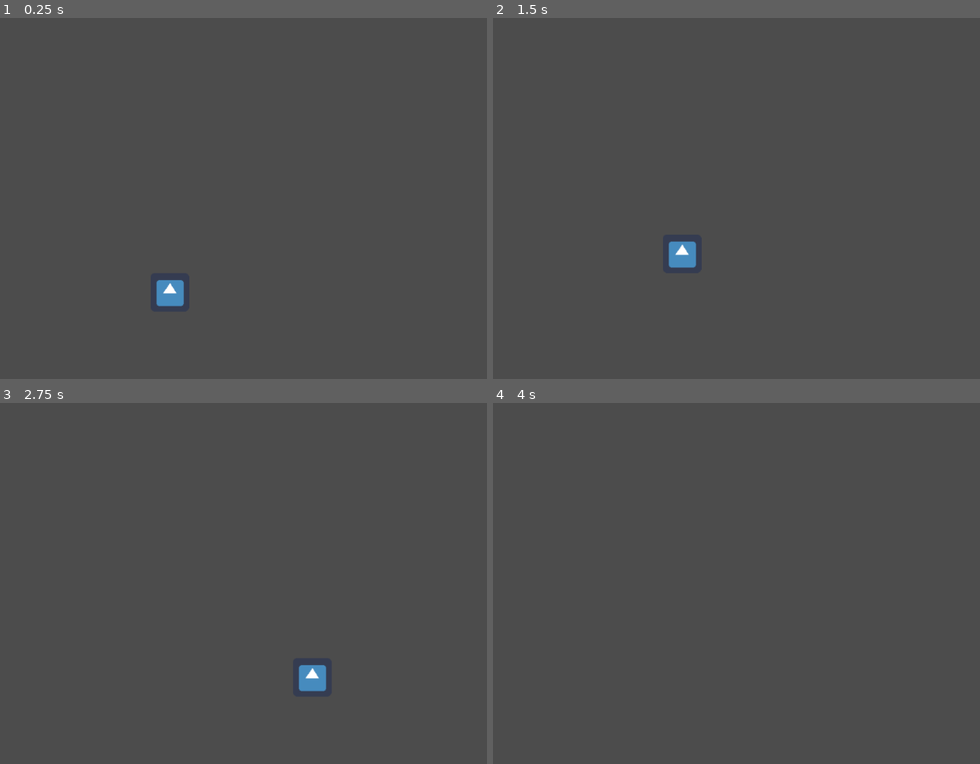
Above: before the commit, frames 1-4 (two rows, left to right).
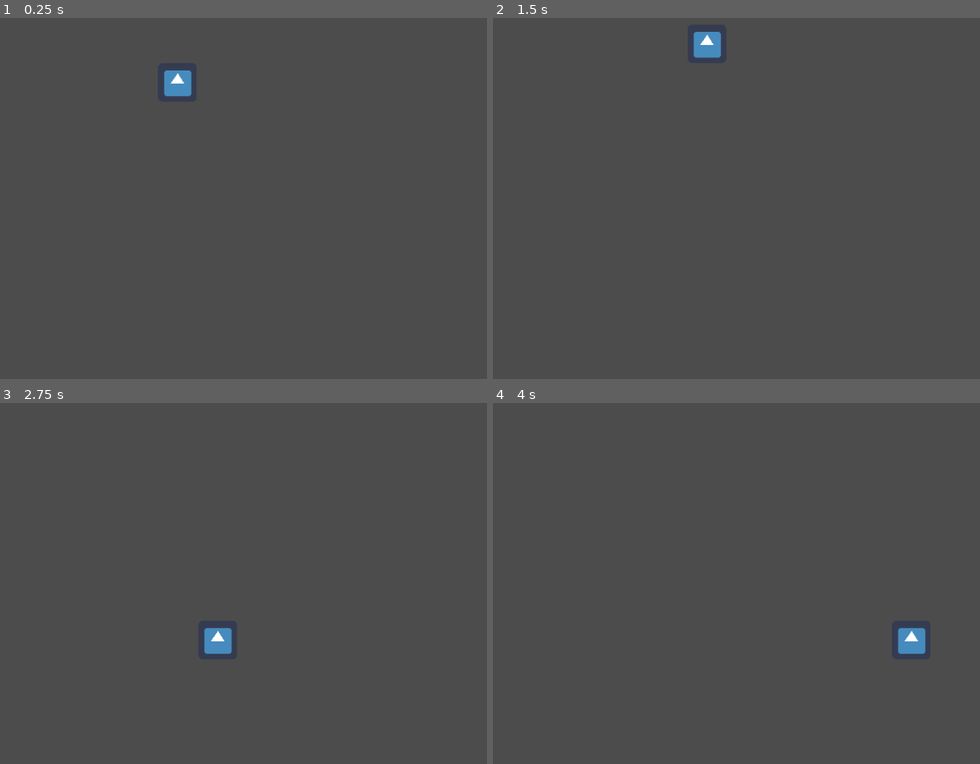
Above: after the commit, the same moments.

Repository: gonzaloVeron/TaskFailedSuccessfully
Game: Godot game, scene res://Character/Minion3Test.tscn
Two runs of this game, one before a commit and one after it. Both use one fixed random seed, a clock stepped at 60 frames per second and the inputs below. Before the commit the project starts from res://Character/Character.tscn. The engine's default icon, where the game draws it, is replaced by a stand-in: a white triangle on a blue panel in a dark square.
Inputs:
- Up to frame 1 (0.25 s): no input
- Up to frame 2 (1.5 s): tap Enter at 0.5 s; hold Space (jump) 0.53-1.28 s; hold D (move_right) from 0.53 s (still down); tap Space (jump) at 1.35 s
- Up to frame 3 (2.75 s): tap Space (jump) at 1.52, 1.82 s; release D (move_right) at 2.03 s; hold A (move_left) from 2.03 s (still down); hold Space (jump) from 2.03 s (still down)
- Up to frame 4 (4 s): release A (move_left) at 2.78 s; release Space (jump) at 2.78 s; hold D (move_right) from 2.78 s (still down); tap Space (jump) at 2.85, 3.02, 3.32 s; hold Space (jump) from 3.53 s (still down)

The runs differ from the first frame. In frame 1, 0.8% of the frame differs, in the area x 32-40%, y 14-80%; in frame 2, 0.8%; in frame 3, 0.8%, in the area x 41-67%, y 62-80%; in frame 4, 0.4%.

Commit message:
Bugs Fix

Diff:
--- a/Character/Character.tscn
+++ b/Character/Character.tscn
@@ -1,58 +1,44 @@
-[gd_scene load_steps=9 format=2]
+[gd_scene load_steps=8 format=2]
 
 [ext_resource path="res://Character/Character_Controller.gd" type="Script" id=1]
-[ext_resource path="res://Character/Character_State_Machine.gd" type="Script" id=2]
-[ext_resource path="res://Character/Idle.gd" type="Script" id=3]
-[ext_resource path="res://icon.png" type="Texture" id=4]
-[ext_resource path="res://Character/Jump.gd" type="Script" id=5]
+[ext_resource path="res://Character/Idle.gd" type="Script" id=2]
+[ext_resource path="res://Character/Character_State_Machine.gd" type="Script" id=3]
+[ext_resource path="res://Character/Jump.gd" type="Script" id=4]
+[ext_resource path="res://icon.png" type="Texture" id=5]
 [ext_resource path="res://Character/Move.gd" type="Script" id=6]
 
 [sub_resource type="RectangleShape2D" id=1]
 extents = Vector2( 32.4333, 32.0529 )
 
-[sub_resource type="RectangleShape2D" id=2]
-extents = Vector2( 449.922, 44.7224 )
-
-[node name="Character" type="Node"]
-
-[node name="Character" type="KinematicBody2D" parent="."]
-position = Vector2( 498.763, 439.815 )
+[node name="Character" type="KinematicBody2D"]
+position = Vector2( 488.763, 91.815 )
 script = ExtResource( 1 )
 
-[node name="CollisionShape2D" type="CollisionShape2D" parent="Character"]
+[node name="CollisionShape2D" type="CollisionShape2D" parent="."]
 shape = SubResource( 1 )
 __meta__ = {
 "_edit_lock_": true
 }
 
-[node name="Character_State_Machine" type="Node" parent="Character"]
+[node name="Character_State_Machine" type="Node" parent="."]
+script = ExtResource( 3 )
+
+[node name="Idle" type="Node" parent="Character_State_Machine"]
 script = ExtResource( 2 )
 
-[node name="Idle" type="Node" parent="Character/Character_State_Machine"]
-script = ExtResource( 3 )
-
-[node name="Move" type="Node" parent="Character/Character_State_Machine"]
+[node name="Move" type="Node" parent="Character_State_Machine"]
 script = ExtResource( 6 )
 
-[node name="Jump" type="Node" parent="Character/Character_State_Machine"]
-script = ExtResource( 5 )
+[node name="Jump" type="Node" parent="Character_State_Machine"]
+script = ExtResource( 4 )
 
-[node name="BodyPivot" type="Position2D" parent="Character"]
+[node name="BodyPivot" type="Position2D" parent="."]
 __meta__ = {
 "_edit_lock_": true
 }
 
-[node name="Sprite" type="Sprite" parent="Character/BodyPivot"]
-texture = ExtResource( 4 )
+[node name="Sprite" type="Sprite" parent="BodyPivot"]
+texture = ExtResource( 5 )
 __meta__ = {
 "_edit_lock_": true
 }
-
-[node name="StaticBody2D" type="StaticBody2D" parent="."]
-position = Vector2( 493.953, 532.526 )
-
-[node name="CollisionShape2D" type="CollisionShape2D" parent="StaticBody2D"]
-shape = SubResource( 2 )
-__meta__ = {
-"_edit_lock_": true
-}
--- a/Character/Idle.gd
+++ b/Character/Idle.gd
@@ -9,5 +9,9 @@
 	var input_direction = get_input_direction()
 	if input_direction:
 		emit_signal("finished", "move")
+
 	velocity.y += gravity * _delta
 	velocity = owner.move_and_slide(velocity, Vector2(0, -1), 5, 2)
+
+func isOnFloor():
+	return owner.is_on_floor()
--- a/Character/Jump.gd
+++ b/Character/Jump.gd
@@ -35,6 +35,7 @@
 	move_horizontally(delta, input_direction)
 	animate_jump_height(delta)
 	if height <= 0.0:
+		#print(horizontal_velocity)
 		emit_signal("finished", "previous")
 
 func move_horizontally(delta, direction):
@@ -57,3 +58,6 @@
 
 	owner.get_node("BodyPivot").position.y = -height
 	coll.position.y = -height
+
+func isOnFloor():
+	return owner.is_on_floor()
--- /dev/null
+++ b/Character/Minion3Test.tscn
@@ -0,0 +1,32 @@
+[gd_scene load_steps=4 format=2]
+
+[ext_resource path="res://Character/Character.tscn" type="PackedScene" id=1]
+
+[sub_resource type="RectangleShape2D" id=1]
+extents = Vector2( 433.042, 26.4611 )
+
+[sub_resource type="RectangleShape2D" id=2]
+extents = Vector2( 190.101, 21.1217 )
+
+[node name="Minion3" type="Node"]
+
+[node name="Character" parent="." instance=ExtResource( 1 )]
+position = Vector2( 511.455, 75.7969 )
+
+[node name="StaticBody2D" type="StaticBody2D" parent="."]
+position = Vector2( 524.592, 452.511 )
+
+[node name="CollisionShape2D" type="CollisionShape2D" parent="StaticBody2D"]
+shape = SubResource( 1 )
+__meta__ = {
+"_edit_lock_": true
+}
+
+[node name="StaticBody2D2" type="StaticBody2D" parent="."]
+position = Vector2( 513.913, 160.181 )
+
+[node name="CollisionShape2D" type="CollisionShape2D" parent="StaticBody2D2"]
+shape = SubResource( 2 )
+__meta__ = {
+"_edit_lock_": true
+}
--- a/Character/Move.gd
+++ b/Character/Move.gd
@@ -2,7 +2,7 @@
 
 export(float) var max_walk_speed = 450
 export(float) var max_run_speed = 700
-var gravity = 50000
+var gravity = 30000.0
 var coll:CollisionShape2D
 
 func enter():
@@ -18,15 +18,16 @@
 	var input_direction = get_input_direction()
 	if not input_direction:
 		emit_signal("finished", "idle")
+	#if not owner.is_on_floor():
+		#emit_signal("finished", "jump")
+		#print(owner.is_on_floor())
 
-	velocity = input_direction * max_walk_speed
+	speed = max_walk_speed
+
+	velocity = input_direction * speed
 	velocity.y += gravity * _delta
 
 	velocity = owner.move_and_slide(velocity, Vector2(0, -1), 5, 2)
 
-#func move(speed, direction):
-#	velocity = direction.normalized() * speed
-#	owner.move_and_slide(velocity, Vector2(), 5, 2)
-#	if owner.get_slide_count() == 0:
-#		return
-#	return owner.get_slide_collision(0)
+func isOnFloor():
+	return owner.is_on_floor()
--- a/Character/On_Ground.gd
+++ b/Character/On_Ground.gd
@@ -3,7 +3,10 @@
 var speed = 0.0
 var velocity = Vector2()
 
+func isOnFloor():
+	pass
+
 func handle_input(event):
-	if event.is_action_pressed("jump"):
+	if event.is_action_pressed("jump") and isOnFloor():
 		emit_signal("finished", "jump")
 	return .handle_input(event)
--- a/project.godot
+++ b/project.godot
@@ -16,7 +16,7 @@
 [application]
 
 config/name="Laser"
-run/main_scene="res://Character/Character.tscn"
+run/main_scene="res://Character/Minion3Test.tscn"
 config/icon="res://icon.png"
 
 [input]
